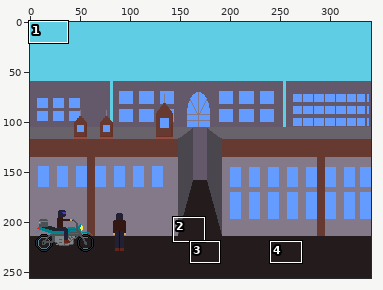
File history of a pixel-art file, assets/cidade.aseprite. Above, an overview of the earlier version with the close-up marked.
Close-up. Before the commit:
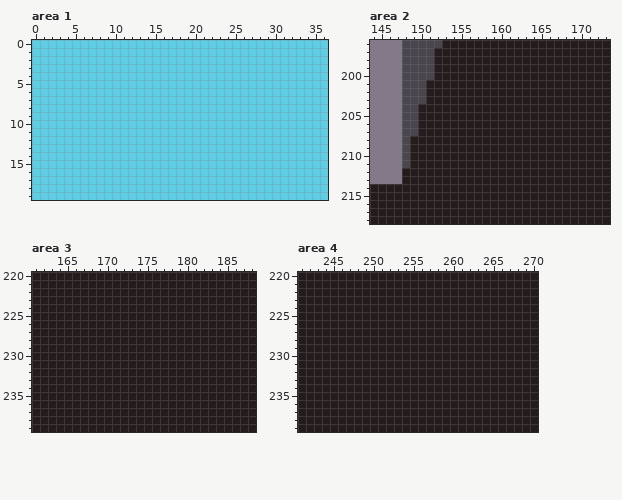
341x256 pixels, 1 frame. Colours within 5 levels of each other are drawn and written as one. Shown: area 1: x 0..36, y 0..19; area 2: x 144..173, y 196..218; area 3: x 161..188, y 220..239; area 4: x 241..270, y 220..239. The commit also changed other parts of the picture, which this record leaves out.
Now the later version:
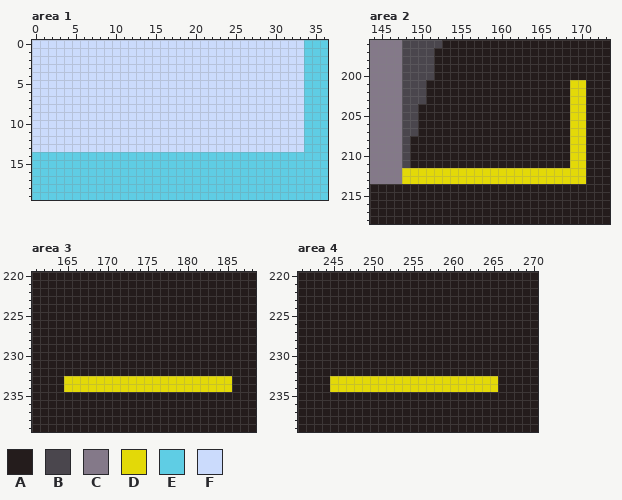
Palette (. is transparent): A #241c1c  B #4a464d  C #847989  D #e3d908  E #5fcde4  F #cbdbfc
The exact change:
layer "motoqueiro/Pista" now shown
--- area 1, layer "predios/céu"
@@ x 0..36 @@
- 0 EEEEEEEEEEEEEEEEEEEEEEEEEEEEEEEEEEEEE
- 1 EEEEEEEEEEEEEEEEEEEEEEEEEEEEEEEEEEEEE
- 2 EEEEEEEEEEEEEEEEEEEEEEEEEEEEEEEEEEEEE
- 3 EEEEEEEEEEEEEEEEEEEEEEEEEEEEEEEEEEEEE
- 4 EEEEEEEEEEEEEEEEEEEEEEEEEEEEEEEEEEEEE
- 5 EEEEEEEEEEEEEEEEEEEEEEEEEEEEEEEEEEEEE
- 6 EEEEEEEEEEEEEEEEEEEEEEEEEEEEEEEEEEEEE
- 7 EEEEEEEEEEEEEEEEEEEEEEEEEEEEEEEEEEEEE
- 8 EEEEEEEEEEEEEEEEEEEEEEEEEEEEEEEEEEEEE
- 9 EEEEEEEEEEEEEEEEEEEEEEEEEEEEEEEEEEEEE
-10 EEEEEEEEEEEEEEEEEEEEEEEEEEEEEEEEEEEEE
-11 EEEEEEEEEEEEEEEEEEEEEEEEEEEEEEEEEEEEE
-12 EEEEEEEEEEEEEEEEEEEEEEEEEEEEEEEEEEEEE
-13 EEEEEEEEEEEEEEEEEEEEEEEEEEEEEEEEEEEEE
+ 0 FFFFFFFFFFFFFFFFFFFFFFFFFFFFFFFFFFEEE
+ 1 FFFFFFFFFFFFFFFFFFFFFFFFFFFFFFFFFFEEE
+ 2 FFFFFFFFFFFFFFFFFFFFFFFFFFFFFFFFFFEEE
+ 3 FFFFFFFFFFFFFFFFFFFFFFFFFFFFFFFFFFEEE
+ 4 FFFFFFFFFFFFFFFFFFFFFFFFFFFFFFFFFFEEE
+ 5 FFFFFFFFFFFFFFFFFFFFFFFFFFFFFFFFFFEEE
+ 6 FFFFFFFFFFFFFFFFFFFFFFFFFFFFFFFFFFEEE
+ 7 FFFFFFFFFFFFFFFFFFFFFFFFFFFFFFFFFFEEE
+ 8 FFFFFFFFFFFFFFFFFFFFFFFFFFFFFFFFFFEEE
+ 9 FFFFFFFFFFFFFFFFFFFFFFFFFFFFFFFFFFEEE
+10 FFFFFFFFFFFFFFFFFFFFFFFFFFFFFFFFFFEEE
+11 FFFFFFFFFFFFFFFFFFFFFFFFFFFFFFFFFFEEE
+12 FFFFFFFFFFFFFFFFFFFFFFFFFFFFFFFFFFEEE
+13 FFFFFFFFFFFFFFFFFFFFFFFFFFFFFFFFFFEEE
 14 EEEEEEEEEEEEEEEEEEEEEEEEEEEEEEEEEEEEE
--- area 2, layer "motoqueiro/Pista"
@@ x 144..173 @@
 200 CCCCBBBBAAAAAAAAAAAAAAAAAAAAAA
-201 CCCCBBBAAAAAAAAAAAAAAAAAAAAAAA
-202 CCCCBBBAAAAAAAAAAAAAAAAAAAAAAA
-203 CCCCBBBAAAAAAAAAAAAAAAAAAAAAAA
-204 CCCCBBAAAAAAAAAAAAAAAAAAAAAAAA
-205 CCCCBBAAAAAAAAAAAAAAAAAAAAAAAA
-206 CCCCBBAAAAAAAAAAAAAAAAAAAAAAAA
-207 CCCCBBAAAAAAAAAAAAAAAAAAAAAAAA
-208 CCCCBAAAAAAAAAAAAAAAAAAAAAAAAA
-209 CCCCBAAAAAAAAAAAAAAAAAAAAAAAAA
-210 CCCCBAAAAAAAAAAAAAAAAAAAAAAAAA
-211 CCCCBAAAAAAAAAAAAAAAAAAAAAAAAA
-212 CCCCAAAAAAAAAAAAAAAAAAAAAAAAAA
-213 CCCCAAAAAAAAAAAAAAAAAAAAAAAAAA
+201 CCCCBBBAAAAAAAAAAAAAAAAAADDAAA
+202 CCCCBBBAAAAAAAAAAAAAAAAAADDAAA
+203 CCCCBBBAAAAAAAAAAAAAAAAAADDAAA
+204 CCCCBBAAAAAAAAAAAAAAAAAAADDAAA
+205 CCCCBBAAAAAAAAAAAAAAAAAAADDAAA
+206 CCCCBBAAAAAAAAAAAAAAAAAAADDAAA
+207 CCCCBBAAAAAAAAAAAAAAAAAAADDAAA
+208 CCCCBAAAAAAAAAAAAAAAAAAAADDAAA
+209 CCCCBAAAAAAAAAAAAAAAAAAAADDAAA
+210 CCCCBAAAAAAAAAAAAAAAAAAAADDAAA
+211 CCCCBAAAAAAAAAAAAAAAAAAAADDAAA
+212 CCCCDDDDDDDDDDDDDDDDDDDDDDDAAA
+213 CCCCDDDDDDDDDDDDDDDDDDDDDDDAAA
 214 AAAAAAAAAAAAAAAAAAAAAAAAAAAAAA
--- area 3, layer "motoqueiro/Pista"
@@ x 161..188 @@
 232 AAAAAAAAAAAAAAAAAAAAAAAAAAAA
-233 AAAAAAAAAAAAAAAAAAAAAAAAAAAA
-234 AAAAAAAAAAAAAAAAAAAAAAAAAAAA
+233 AAAADDDDDDDDDDDDDDDDDDDDDAAA
+234 AAAADDDDDDDDDDDDDDDDDDDDDAAA
 235 AAAAAAAAAAAAAAAAAAAAAAAAAAAA
--- area 4, layer "motoqueiro/Pista"
@@ x 241..270 @@
 232 AAAAAAAAAAAAAAAAAAAAAAAAAAAAAA
-233 AAAAAAAAAAAAAAAAAAAAAAAAAAAAAA
-234 AAAAAAAAAAAAAAAAAAAAAAAAAAAAAA
+233 AAAADDDDDDDDDDDDDDDDDDDDDAAAAA
+234 AAAADDDDDDDDDDDDDDDDDDDDDAAAAA
 235 AAAAAAAAAAAAAAAAAAAAAAAAAAAAAA
Pixel boxes of the changes (left, top, right, bottom) in both close-ups:
changed: (32, 40, 304, 152)
changed: (402, 80, 586, 184)
changed: (64, 376, 232, 392)
changed: (330, 376, 498, 392)
